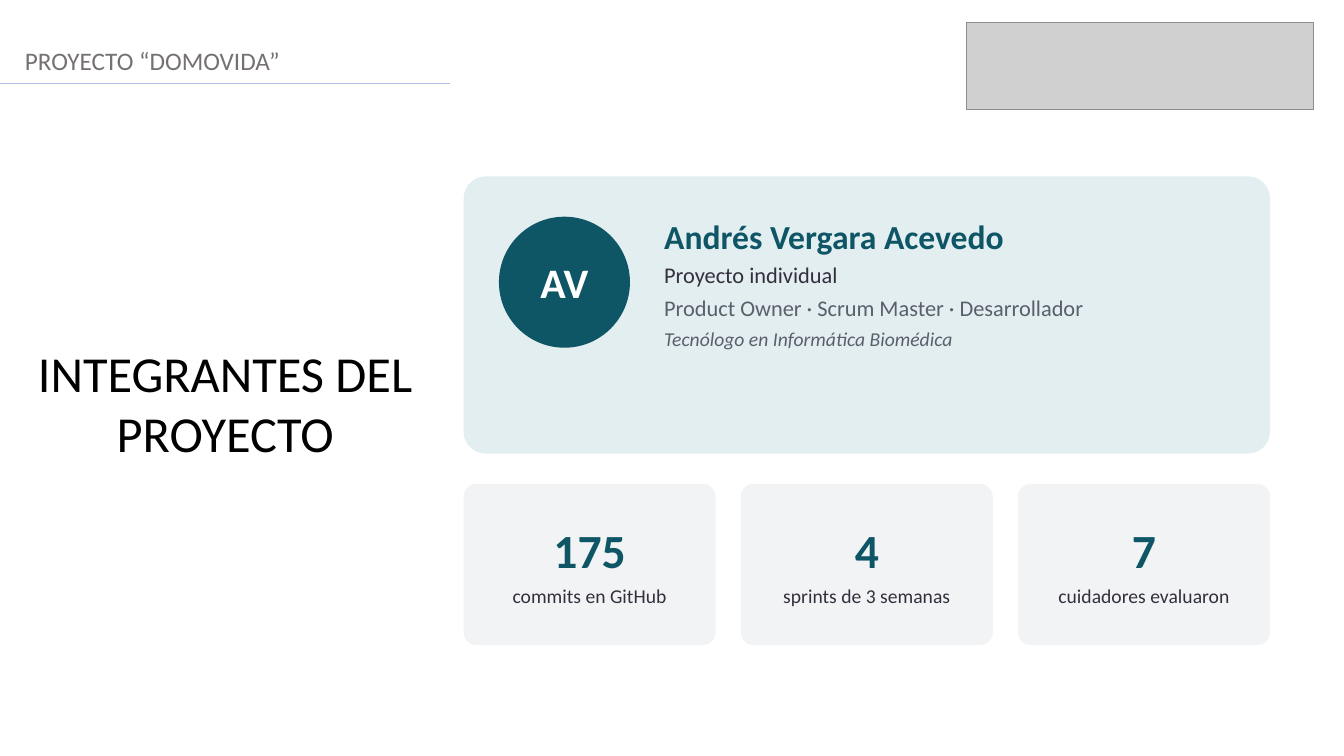
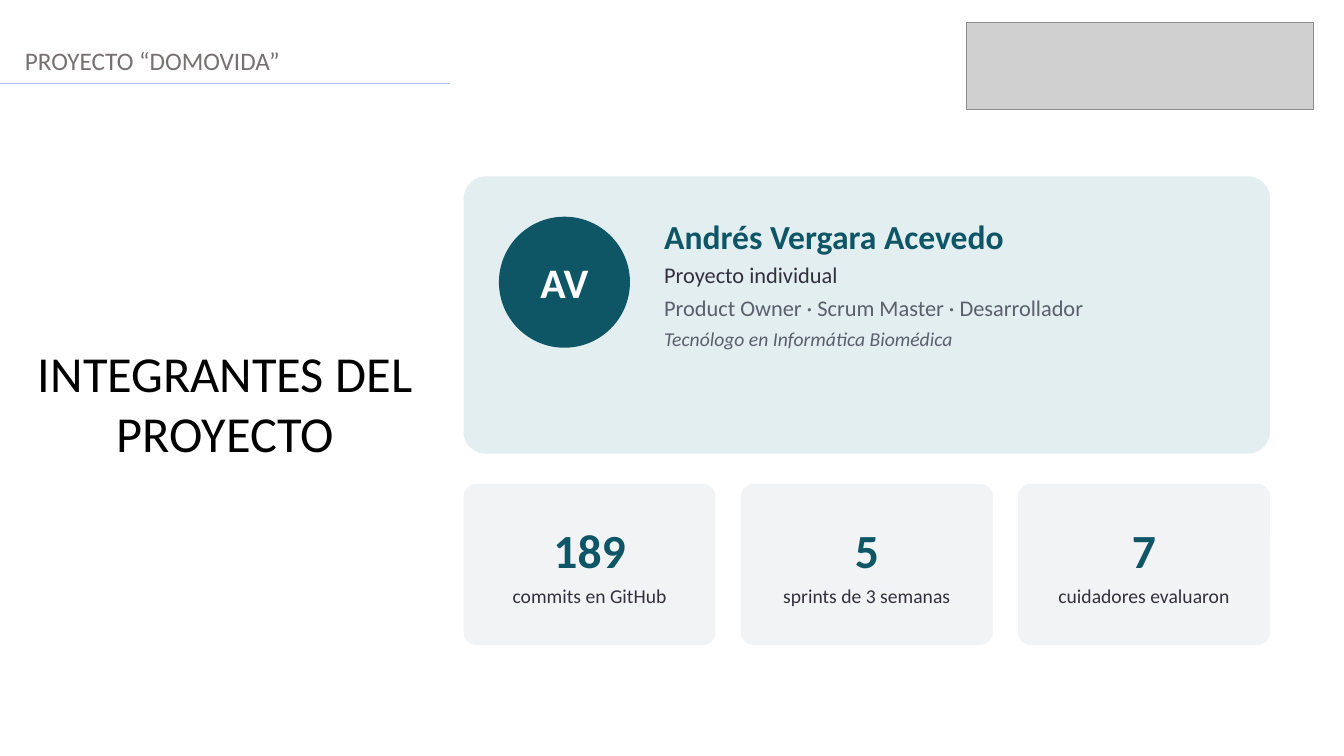
Before and after one commit to AndresVergara74/domovida-backend, a slide deck: slide 2 of docs/fase2/evidencias_proyecto/presentacion/VERGARA_ANDRES_Presentacion_Proyecto_APT_DomoVida.pptx. Drawn at 1344x756 pixels with LibreOffice and Linux fonts; fonts in the diff are those of the drawing; grey boxes stand for pictures. Boxes give left, top, right and bottom in pixels: in the first picture for what was removed or moved away, otherwise in the second. Text is boxed around its words. In the diff, an @@ line names an element or a change of style, - is before the commit and + after.

```diff
--- a/docs/fase2/evidencias_proyecto/presentacion/VERGARA_ANDRES_Presentacion_Proyecto_APT_DomoVida.pptx
+++ b/docs/fase2/evidencias_proyecto/presentacion/VERGARA_ANDRES_Presentacion_Proyecto_APT_DomoVida.pptx
@@ text in rounded rectangle at <box>553,535,625,569</box>: text changed @@
-175
+189
@@ text in rounded rectangle at <box>855,537,879,569</box>: text changed @@
-4
+5
```
Also in this commit, not shown: 5 other slides changed, 5 other files.
